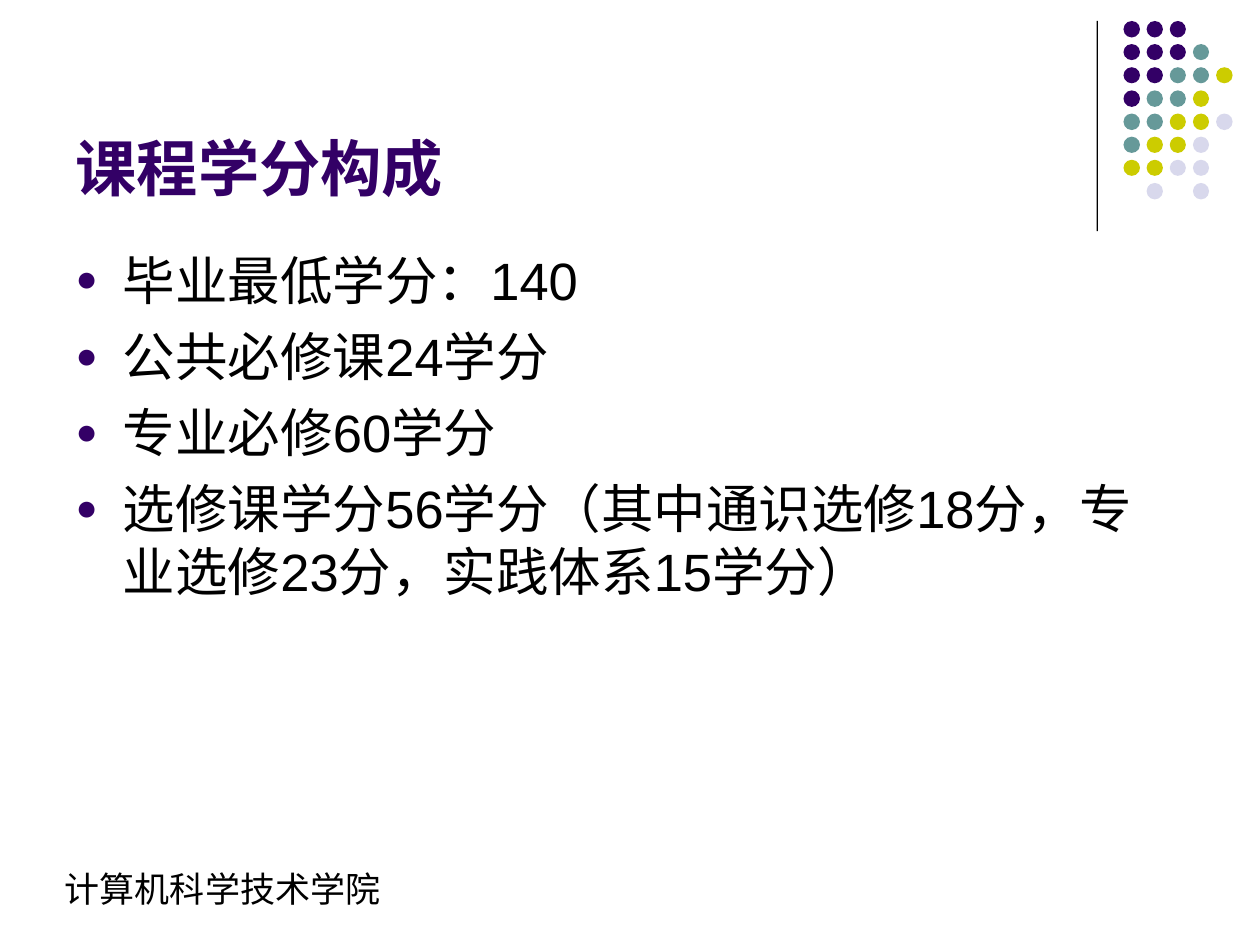
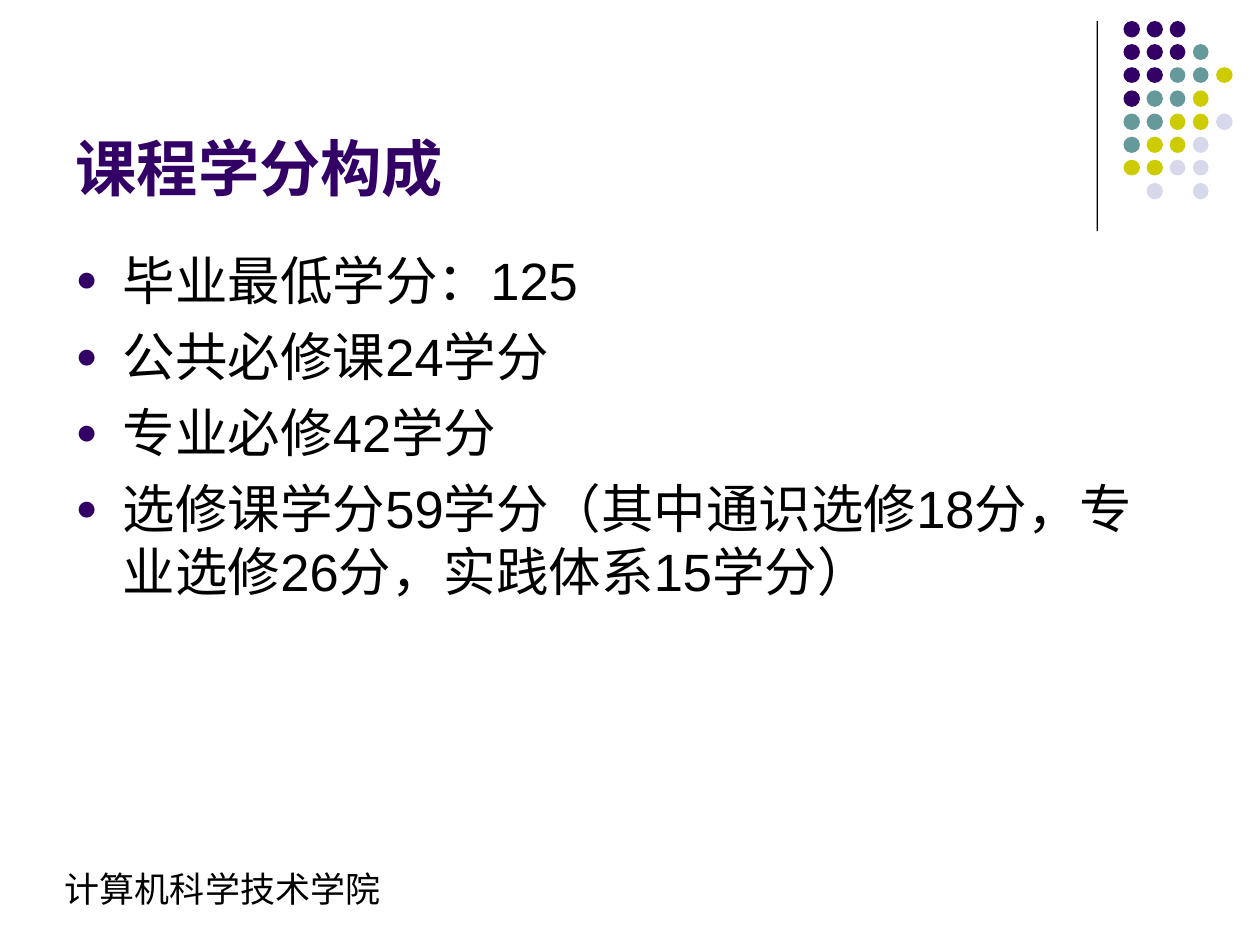
Before and after one commit to ciecclm/2016-, a slide deck: slide 4 of 网络编程培养方案汇报.ppt. Drawn at 1260x945 pixels with LibreOffice and Linux fonts; fonts in the diff are those of the drawing. Boxes give left, top, right and bottom in pixels: in the first picture for what was removed or moved away, otherwise in the second. Text is boxed around its words. In the diff, an @@ line names an element or a change of style, - is before the commit and + after.

```diff
--- a/网络编程培养方案汇报.ppt
+++ b/网络编程培养方案汇报.ppt
@@ text at (123,255,578,305): text changed @@
-● 毕业最低学分：140
+● 毕业最低学分：125
@@ text at (123,407,1132,597): text changed @@
-● 专业必修60学分
-● 选修课学分56学分（其中通识选修18分，专业选修23分，实践体系15学分）
+● 专业必修42学分
+● 选修课学分59学分（其中通识选修18分，专业选修26分，实践体系15学分）
```
Also in this commit, not shown: 1 other slide changed, 3 other files.
